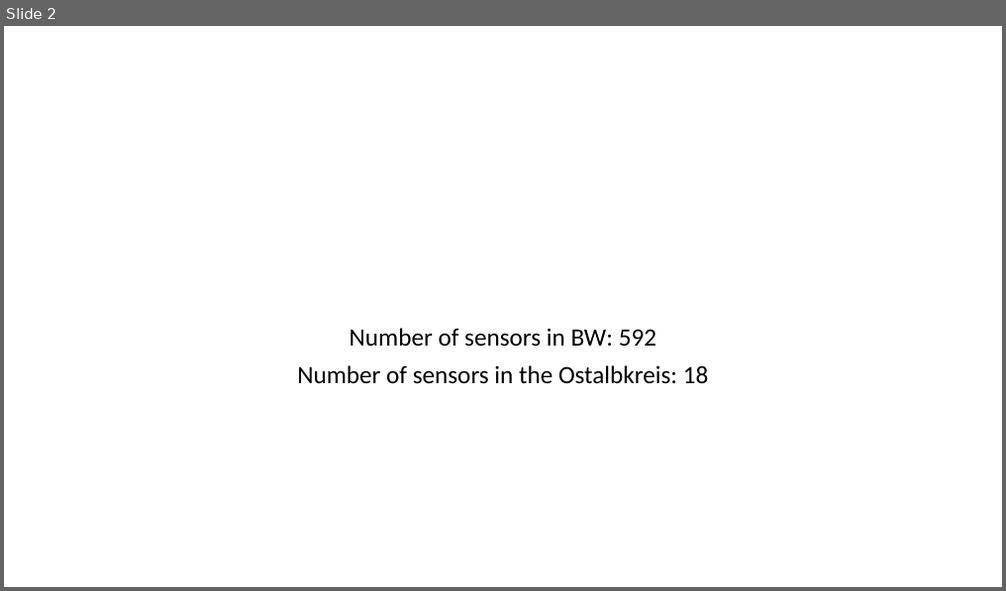
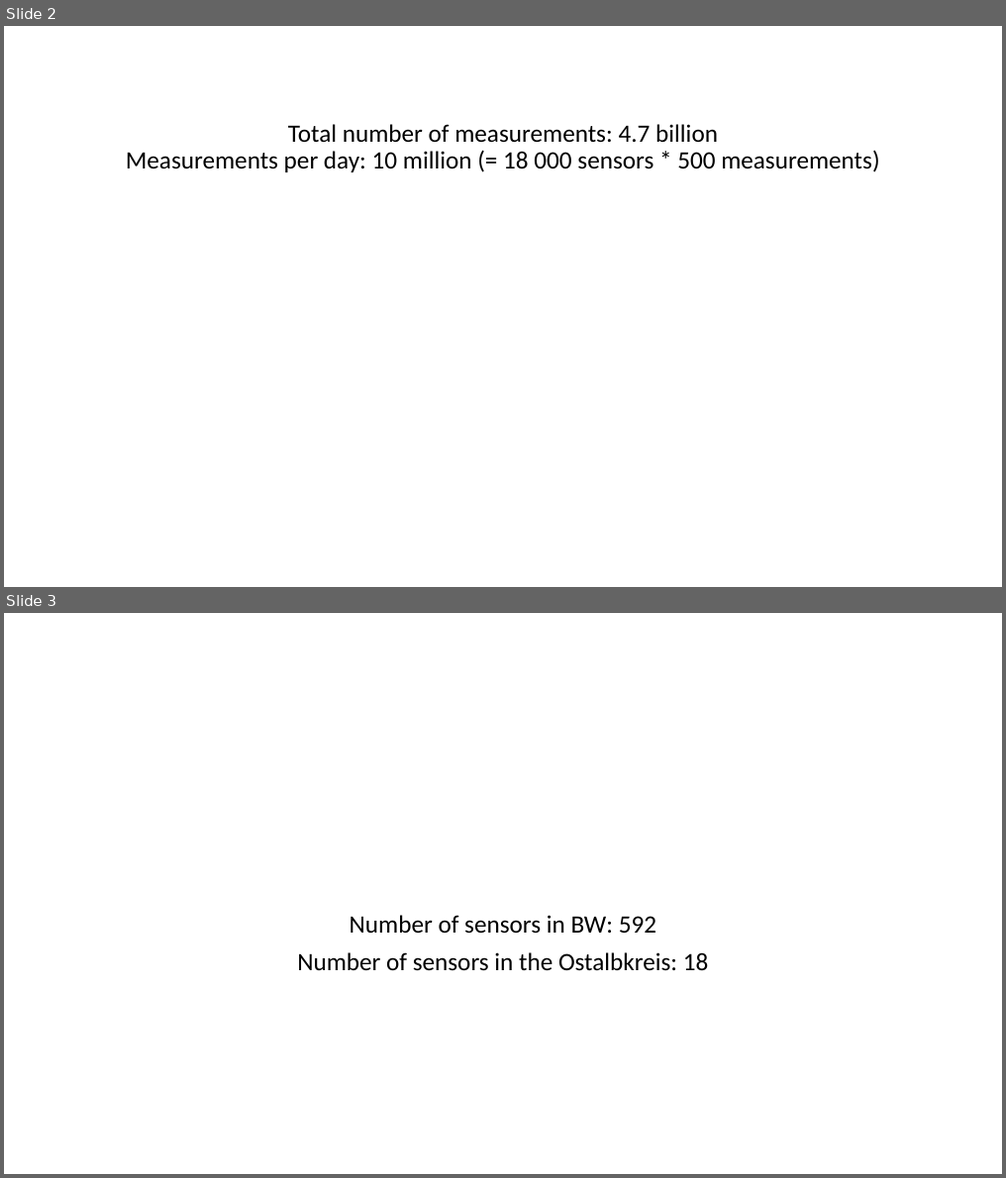
Before and after one commit to BenediktKleppmann/Data-Science-for-Good-Aalen-Analyses, a slide deck: 2019-09-12/about_the_data.pptx. Shown one above the other, each under a label of ours: slide 2 before the commit, slides 2 and 3 after it. The pictures are 1006x591 and 1006x1178 pixels, drawn with LibreOffice and Linux fonts; fonts in the diff are those of the drawing. Boxes give left, top, right and bottom in pixels: in the first picture for what was removed or moved away, otherwise in the second. Text is boxed around its words. In the diff, an @@ line names an element or a change of style, - is before the commit and + after.

```diff
--- a/2019-09-12/about_the_data.pptx
+++ b/2019-09-12/about_the_data.pptx
@@ slide 2 added at [4, 26, 1002, 587], background #FFFFFF @@
@@ subtitle added at [126, 124, 879, 173], 24 pt, text #000000 @@
+Total number of measurements: 4.7 billion
+Measurements per day: 10 million (= 18 000 sensors * 500 measurements)
@@ what was slide 2 is now slide 3 @@
```
Also in this commit, not shown: 3 other slides added, 1 other file.
